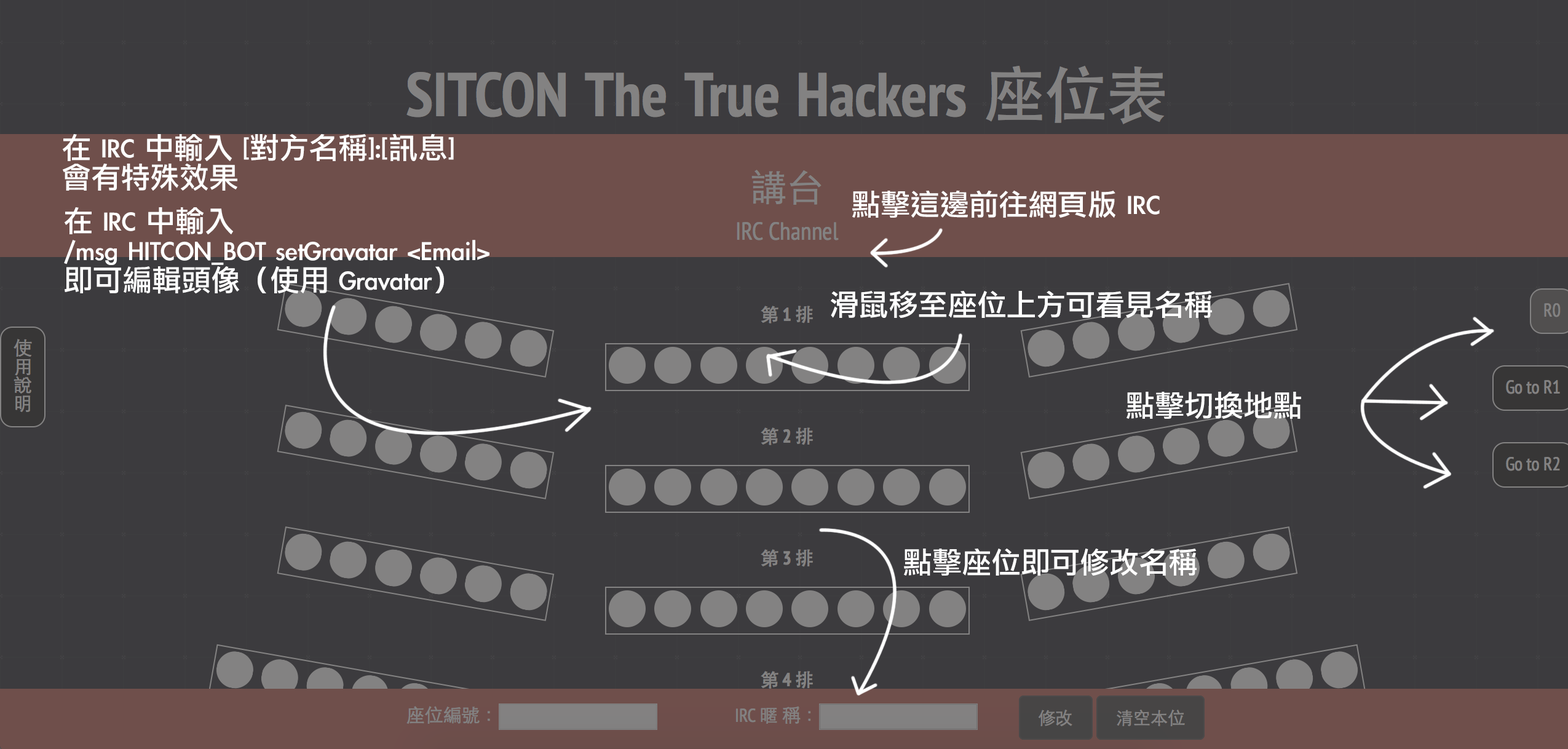
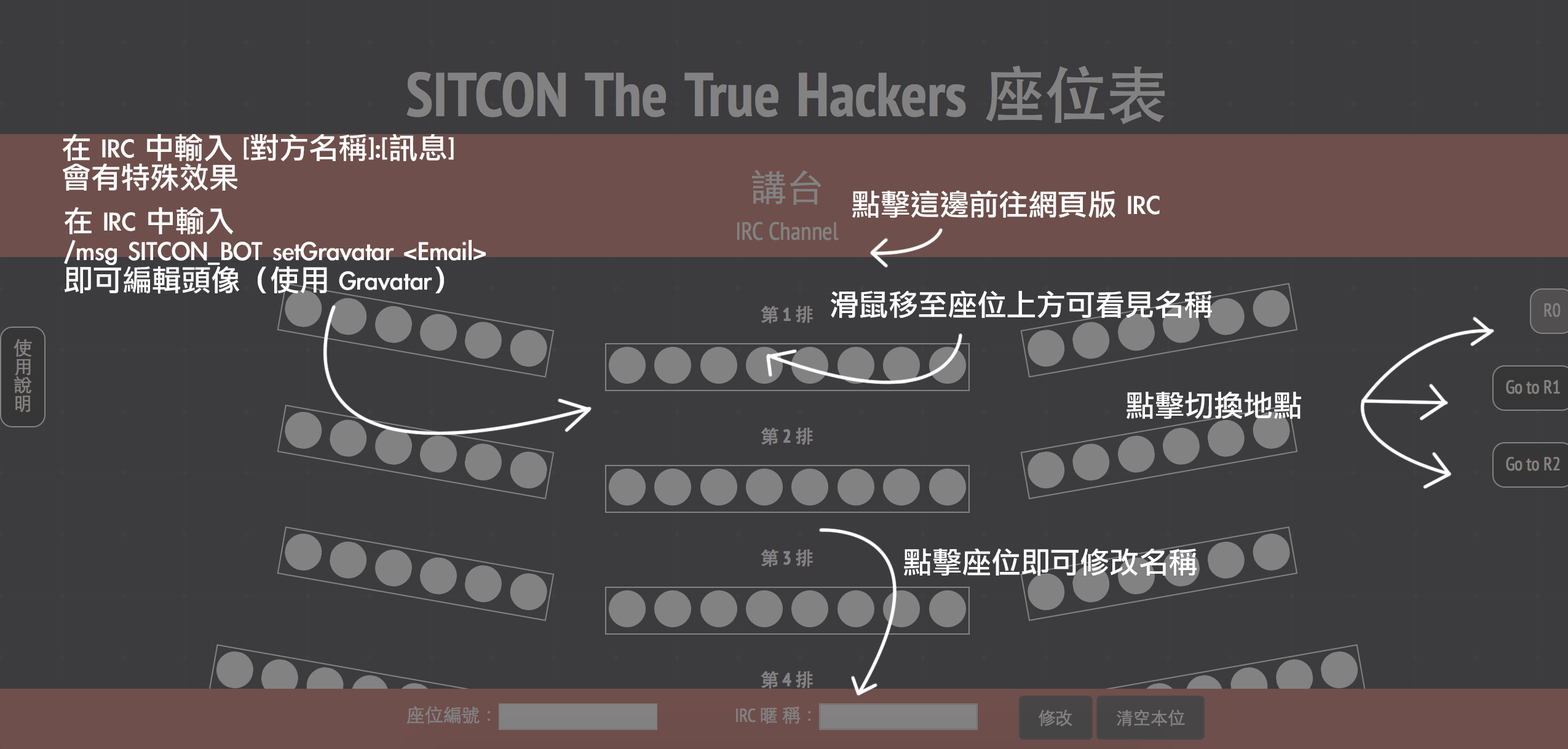
Layer changes from the first 1568x749 image to the second:
renamed "在 IRC 中輸入 /msg HITCON_BOT setGravatar <Email> 即可編輯頭像（使用 Gravata" to "在 IRC 中輸入 /msg SITCON_BOT setGravatar <Email> 即可編輯頭像（使用 Gravata", painted on it over (128, 239, 490, 266)
